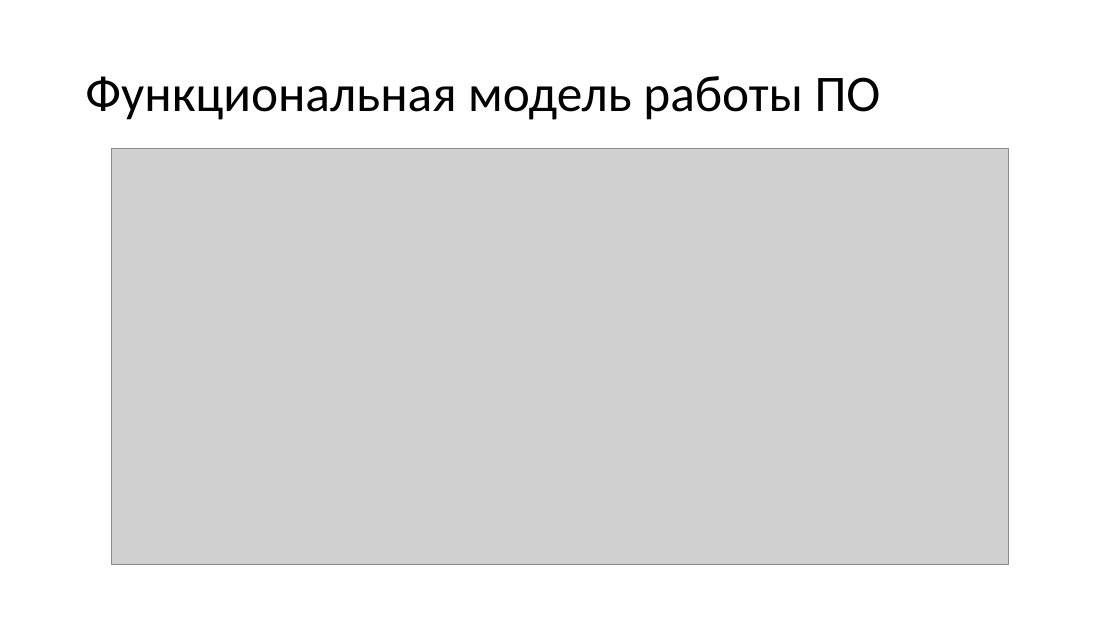
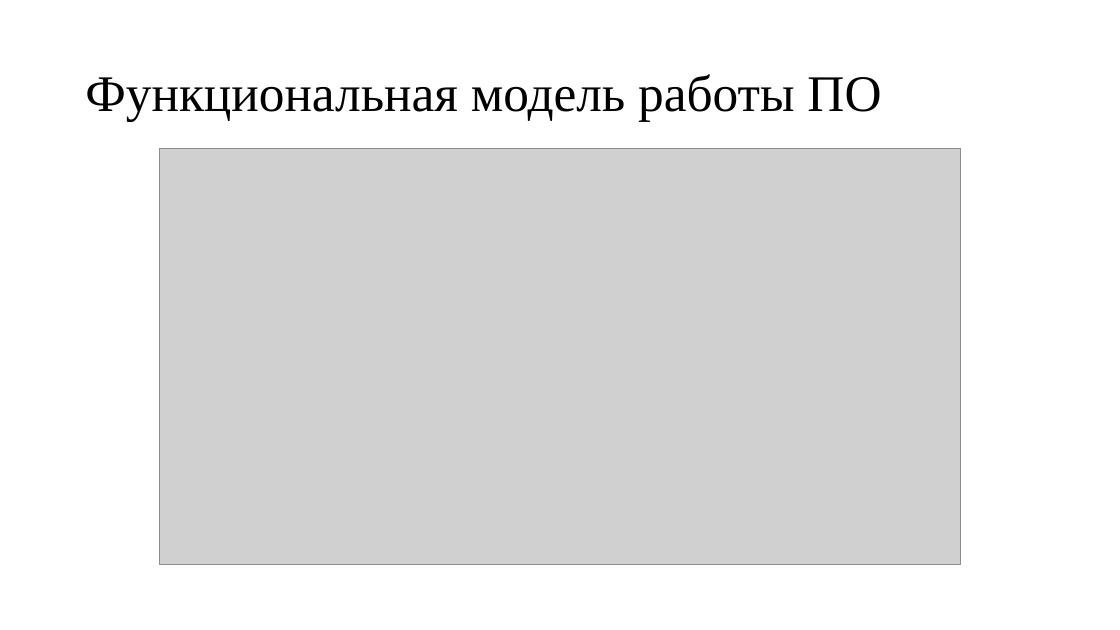
Before and after one commit to kaedvann/TrackFilter, a slide deck: slide 8 of docs/thesis/thesis.pptx (slide 5 before the commit). Drawn at 1120x630 pixels with LibreOffice and Linux fonts; fonts in the diff are those of the drawing; grey boxes stand for pictures. Boxes give left, top, right and bottom in pixels: in the first picture for what was removed or moved away, otherwise in the second. Text is boxed around its words. In the diff, an @@ line names an element or a change of style, - is before the commit and + after.

```diff
--- a/docs/thesis/thesis.pptx
+++ b/docs/thesis/thesis.pptx
@@ title "Функциональная модель работы ПО" at box(85, 74, 881, 121): font Calibri to Times New Roman @@
@@ picture: place and size @@
-picture at box(111, 148, 1008, 564)
+picture at box(160, 148, 960, 564)
```
Also in this commit, not shown: 6 other slides changed, 3 slides added, 1 slide removed, 6 other files.
